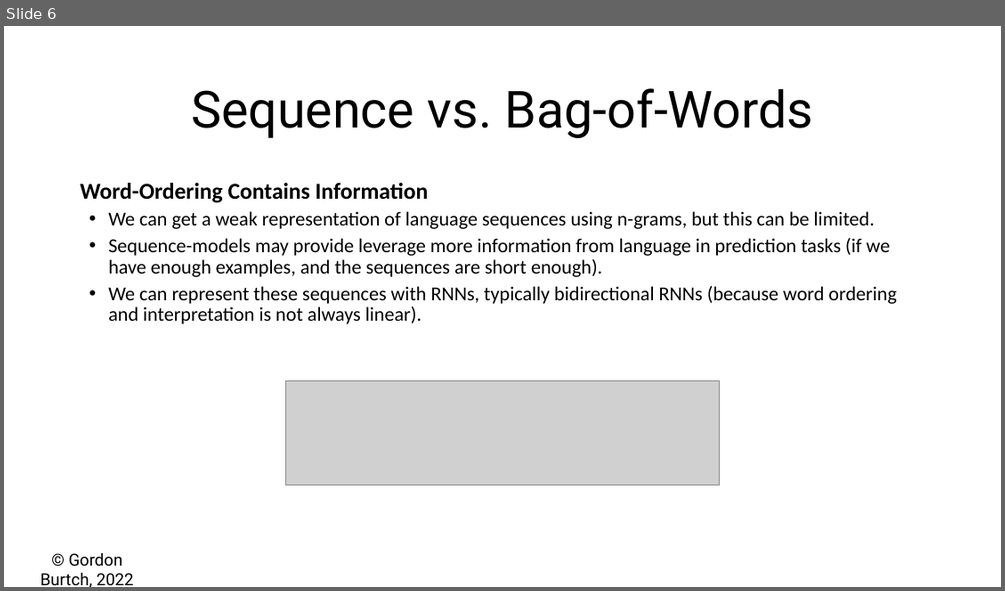
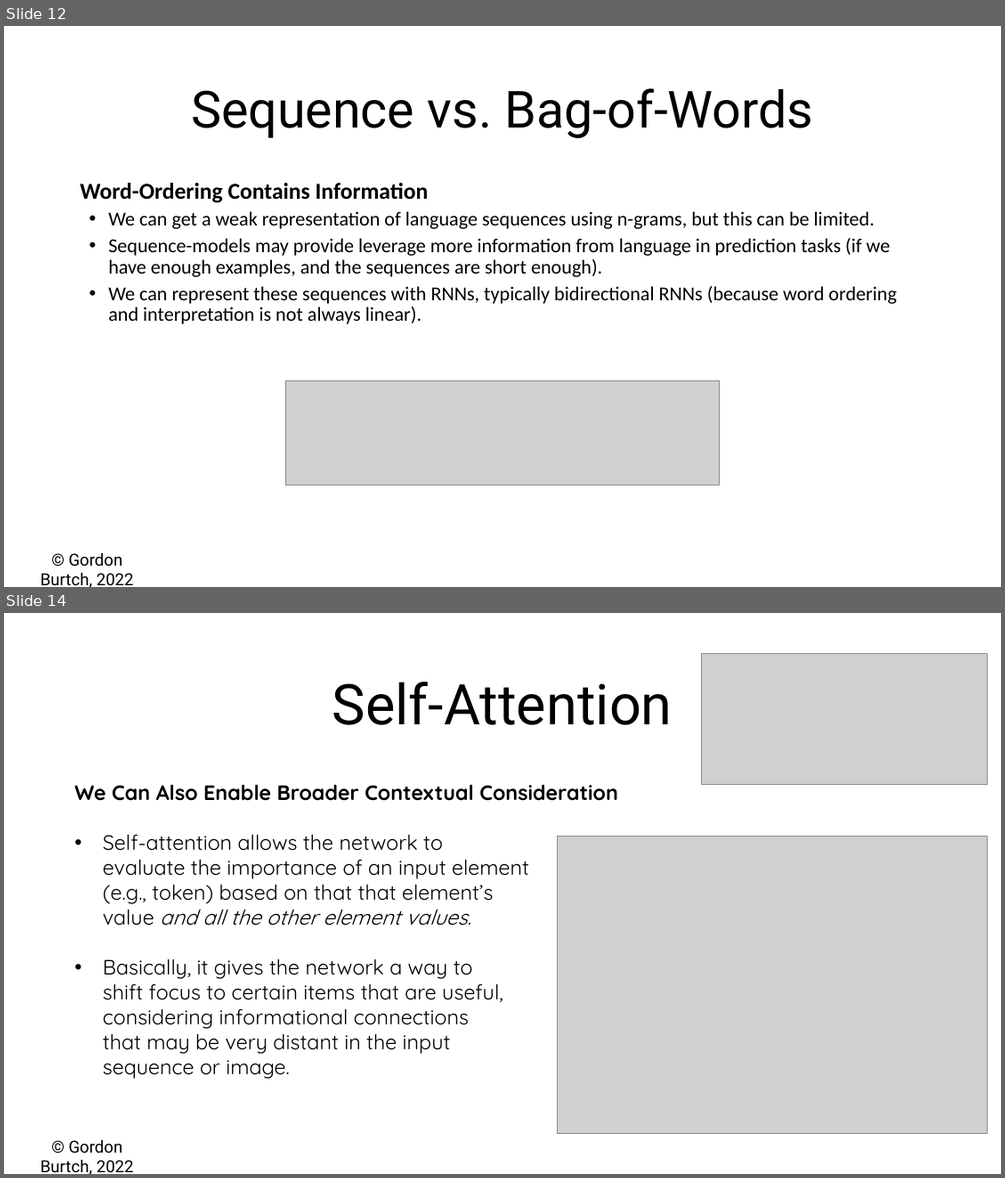
Before and after one commit to gburtch/BA865-2023, a slide deck: Lecture Materials/E/7_b - RNNs for Text.pptx. Shown one above the other, each under a label of ours: slide 6 before the commit, slides 12 and 14 after it; the slides between them are not shown. The pictures are 1005x591 and 1005x1178 pixels, drawn with LibreOffice and Linux fonts; fonts in the diff are those of the drawing; grey boxes stand for pictures. Boxes give left, top, right and bottom in pixels: in the first picture for what was removed or moved away, otherwise in the second. Text is boxed around its words. In the diff, an @@ line names an element or a change of style, - is before the commit and + after.

```diff
--- a/Lecture Materials/E/7_b - RNNs for Text.pptx
+++ b/Lecture Materials/E/7_b - RNNs for Text.pptx
@@ slide 14 added at bbox=[4, 613, 1001, 1174], background #FFFFFF; not listed: 1 template element that a slide beside it also shows @@
@@ picture added at bbox=[702, 653, 987, 784] @@
@@ text added at bbox=[332, 682, 672, 725], 54 pt, text #000000 @@
+Self-Attention
@@ text added at bbox=[74, 784, 618, 1078], 20 pt, text #000000 @@
+We Can Also Enable Broader Contextual Consideration
+• Self-attention allows the network to
+  evaluate the importance of an input element
+  (e.g., token) based on that that element’s
+  value and all the other element values.
+• Basically, it gives the network a way to
+  shift focus to certain items that are useful,
+  considering informational connections
+  that may be very distant in the input
+  sequence or image.
@@ picture added at bbox=[558, 836, 987, 1134] @@
@@ what was slide 6 is now slide 12 @@
```
Also in this commit, not shown: 2 slides changed, 2 other slides added, 1 slide removed, 4 other files.
